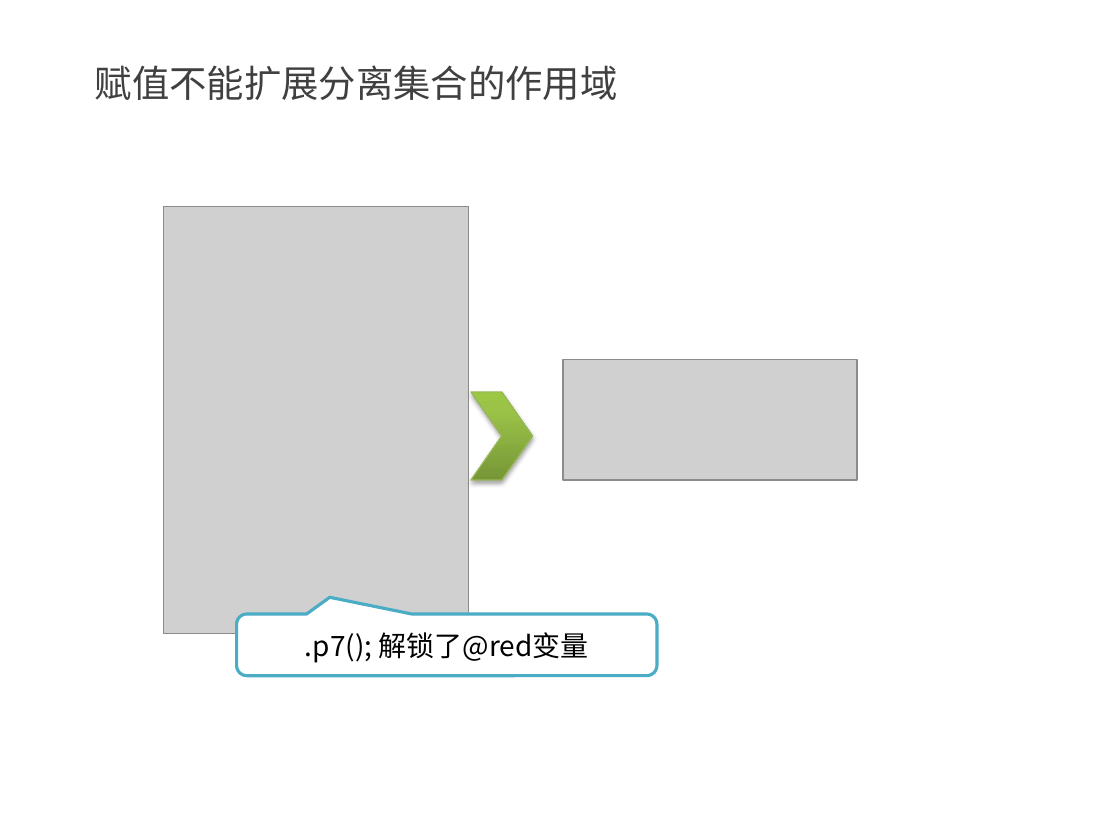
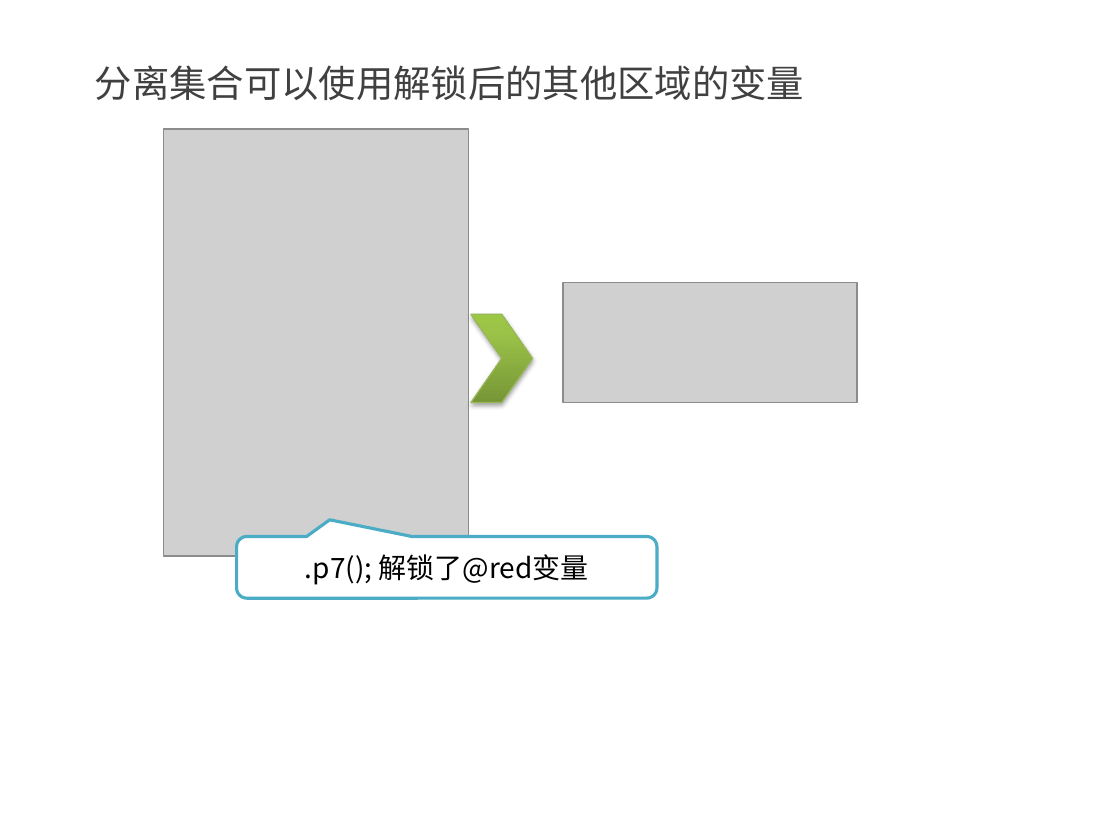
Before and after one commit to kong66/less-class, a slide deck: slide 10 of less-9-分离属性和引入.pptx. Drawn at 1120x840 pixels with LibreOffice and Linux fonts; fonts in the diff are those of the drawing; grey boxes stand for pictures. Boxes give left, top, right and bottom in pixels: in the first picture for what was removed or moved away, otherwise in the second. Text is boxed around its words. In the diff, an @@ line names an element or a change of style, - is before the commit and + after.

```diff
--- a/less-9-分离属性和引入.pptx
+++ b/less-9-分离属性和引入.pptx
@@ text at box(95, 65, 804, 100): text changed @@
-赋值不能扩展分离集合的作用域
+分离集合可以使用解锁后的其他区域的变量
@@ picture: place and size @@
-picture at box(164, 206, 469, 633)
+picture at box(164, 129, 469, 556)
@@ picture: place and size @@
-picture at box(563, 360, 858, 479)
+picture at box(563, 282, 858, 402)
@@ chevron: place and size @@
-chevron at box(470, 392, 532, 480)
+chevron at box(470, 315, 532, 403)
@@ rounded speech box ".p7(); 解锁了@red变量": place and size @@
-rounded speech box ".p7(); 解锁了@red变量" at box(236, 614, 656, 675)
+rounded speech box ".p7(); 解锁了@red变量" at box(236, 536, 656, 598)
```
Also in this commit, not shown: 7 other slides changed, 8 other files.
